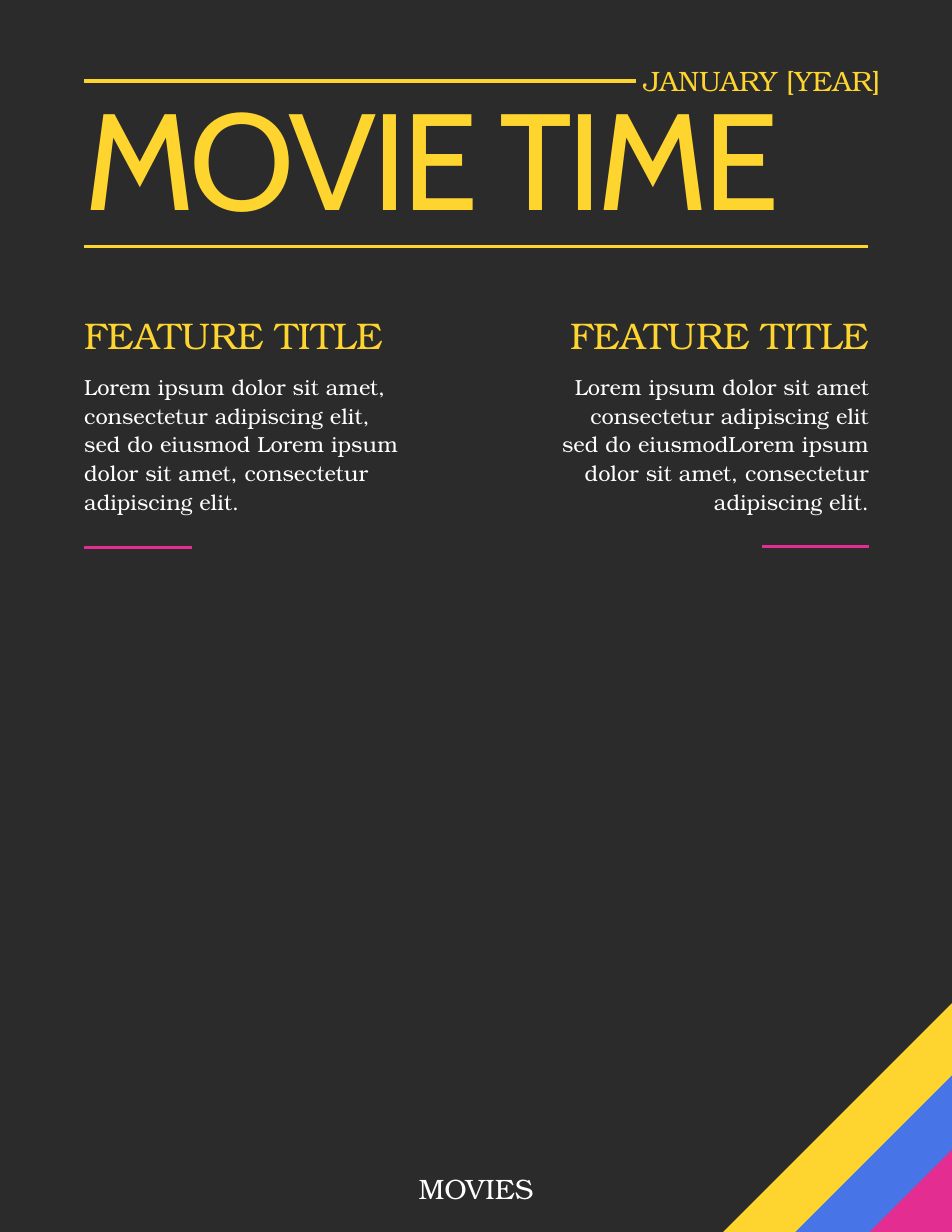
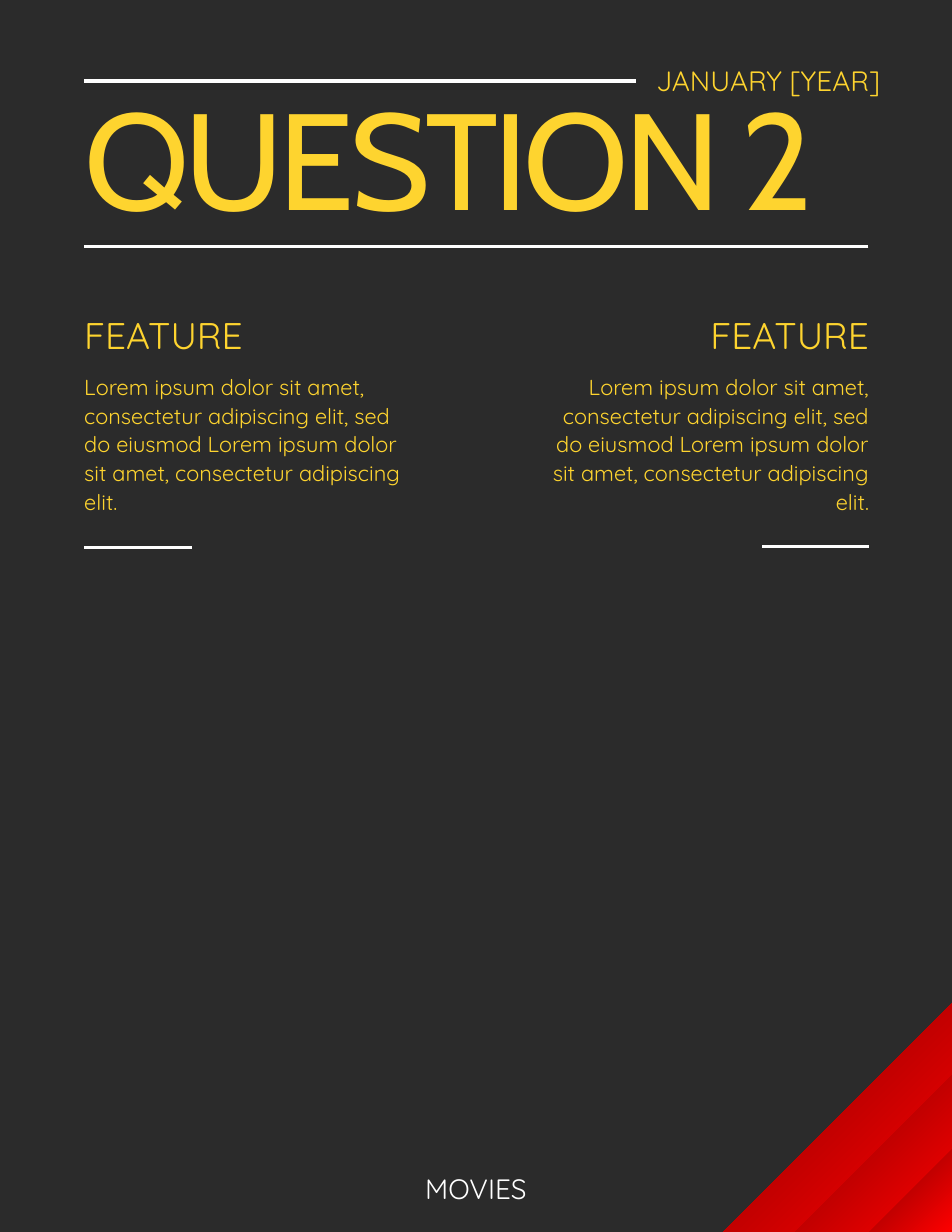
Before and after one commit to IanFranklin/Final_Project_Team_Jupiter, a slide deck: slide 11 of Media/Box Office Success.pptx (slide 7 before the commit). Drawn at 952x1232 pixels with LibreOffice and Linux fonts; fonts in the diff are those of the drawing; background and template pictures are left out; a plain dark background stands for a picture behind light text. Boxes give left, top, right and bottom in pixels: in the first picture for what was removed or moved away, otherwise in the second. Text is boxed around its words. In the diff, an @@ line names an element or a change of style, - is before the commit and + after.

```diff
--- a/Media/Box Office Success.pptx
+++ b/Media/Box Office Success.pptx
@@ text "JANUARY [YEAR]" at <box>656,71,881,97</box>: font TeX Gyre Bonum to Quicksand @@
@@ line added from (636, 81) to (84, 81), #FFFFFF 2.25 pt @@
@@ title at <box>84,95,814,212</box>: text changed @@
-MOVIE TIME
+QUESTION 2
@@ line added from (868, 246) to (84, 246), #FFFFFF 2.25 pt @@
@@ text at <box>84,323,243,350</box>: text changed; font TeX Gyre Bonum to Quicksand @@
-FEATURE TITLE
+FEATURE
@@ text at <box>710,323,869,350</box>: text changed; font TeX Gyre Bonum to Quicksand @@
-FEATURE TITLE
+FEATURE
@@ text "Lorem ipsum dolor sit amet, ..." at <box>84,379,400,510</box>: font TeX Gyre Bonum to Quicksand, text colour #FFFFFF to #FED42F @@
@@ text at <box>553,379,869,510</box>: text changed; font TeX Gyre Bonum to Quicksand; text colour #FFFFFF to #FED42F @@
-Lorem ipsum dolor sit amet consectetur adipiscing elit sed do eiusmodLorem ipsum dolor sit amet, consectetur adipiscing elit.
+Lorem ipsum dolor sit amet, consectetur adipiscing elit, sed do eiusmod Lorem ipsum dolor sit amet, consectetur adipiscing elit.
@@ line (192, 548) - (84, 548): stroke #E32D91 2.25 pt to #FFFFFF 2.25 pt @@
@@ line (869, 547) - (762, 547): stroke #E32D91 2.25 pt to #FFFFFF 2.25 pt @@
@@ right triangle added at <box>724,1004,952,1232</box>, fill gradient #FF0000 to #C00000 @@
@@ right triangle added at <box>795,1073,952,1232</box>, fill gradient #FF0000 to #C00000 @@
@@ text "MOVIES" at <box>425,1179,527,1200</box>: font TeX Gyre Bonum to Quicksand @@
@@ right triangle added at <box>870,1147,952,1232</box>, fill gradient #FF0000 to #C00000 @@
```
Also in this commit, not shown: 3 other slides changed, 10 slides added, 4 slides removed, 10 other files.
